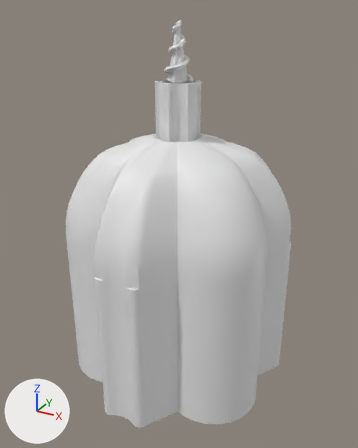
A saved change to the glTF model models/grammar/grammar_08.glb.
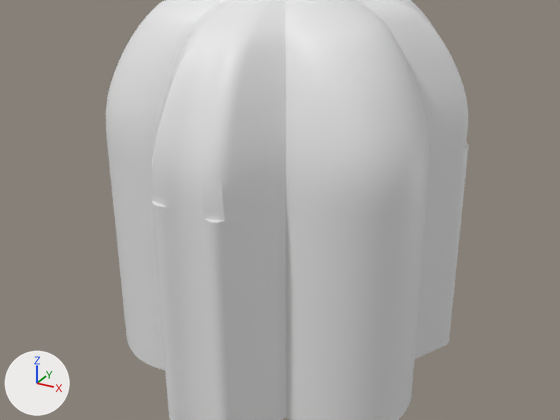
There are two pictures of each version: one whole from a 50 mm camera at (2.52, -4.56, 4.13) aimed at (0.04, -0.05, 1.87), one close up on the part from 0% to 97% of the width and 34% to 92% of the height. The axes (+X, +Y, +Z) are drawn at lower left. The lights are the same throughout. The first two pictures are the older version.

Objects in the first close-up: 'vault_0', 'walls'.
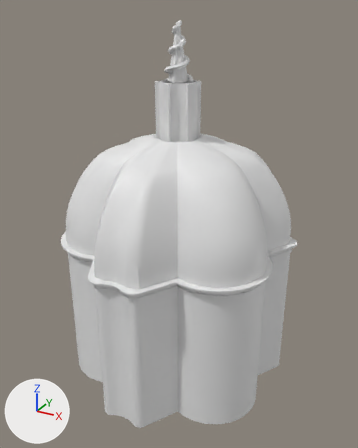
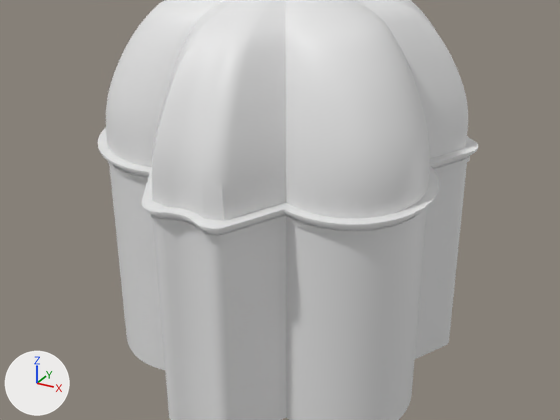
Patch to the scene script:
```diff
--- a/models/grammar/grammar_08.glb.py
+++ b/models/grammar/grammar_08.glb.py
@@ me_cornice_out @@
+me_cornice_out.from_pydata(...)  # 2880 vertices, 5760 faces; spans x -1.27..1.27, y -1.34..1.34, z 1.59..1.7
@@ ob_cornice_out @@
+ob_cornice_out = bpy.data.objects.new('cornice_out', me_cornice_out)
+ob_cornice_out.location = (0.0, 0.0, 0.0)
```

Pixel boxes (x1, y1, x2, y2) of what changed, in the close-ups (560 x 420 px):
'cornice_out', added: after (98, 128, 478, 240)
